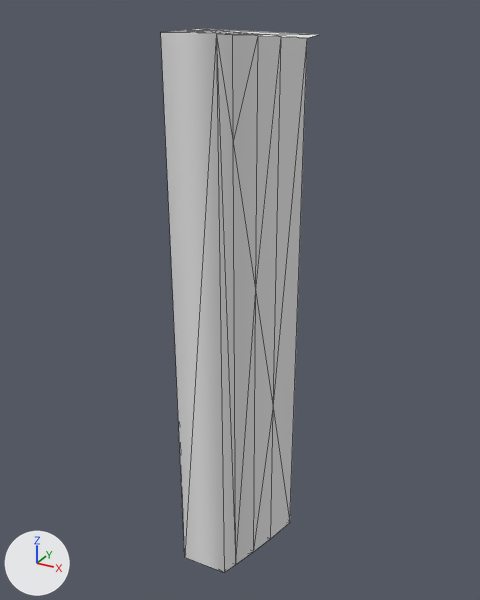
A saved change to the glTF model Structures Plus/models/c90part_16e554a5cc5c797266ba097f.glb.
Before and after are seen from a 50 mm camera at (1.572, -0.059, 1.031) aimed at (0.989, 1.0, 0.501). The lights are fixed; the arrows at lower left show +X, +Y and +Z. The first picture is the older version. Mesh edges are drawn as thin lines. Vertices at exactly the same position are counted once.
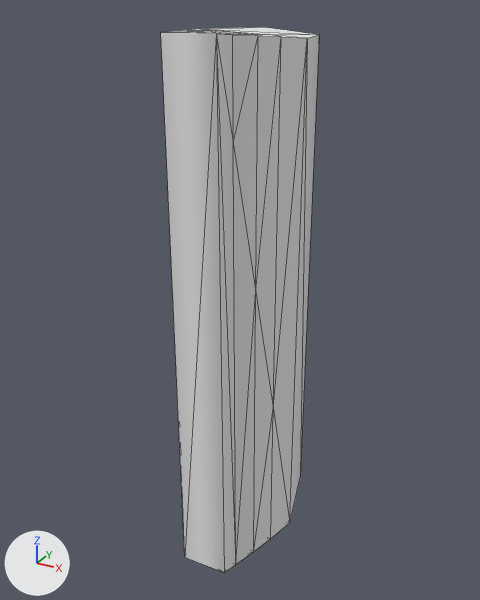
Pixel boxes (x1, y1, x2, y2) of what changed, in the pictures (480 x 600 px):
```json
{"object": "Cylinder", "change": "reshaped", "before": [161, 29, 319, 573], "after": [161, 27, 319, 573]}
{"part": 1, "of": "me_mesh_0", "change": "added", "after": [212, 27, 319, 520]}
```

Edits to the scene script, one JSON object a line:
```json
{"block": "me_mesh_0", "where": "# used by ob_cylinder; location = (0.0, 0.0, 0.0)"}
{"block": "me_mesh_0", "where": "# verts and faces of me_mesh_0; kept vertices keep their numbers, new ones are numbered from 40"}
{"block": "me_mesh_0", "where": "# before: 9 (0.892, 1.028, 0.997) at pixel (199, 28), 10 (0.894, 1.028, -0.048), 17 (1.109, 1.013, -0.021) at pixel (289, 522), 25 (1.107, 1.013, 0.986) at pixel (307, 38), 32 (1.063, 1.168, 0.986) at pixel (319, 34)"}
{"block": "me_mesh_0", "where": "# before: 39 (0.955, 1.168, -0.048)"}
{"op": "remove", "block": "me_mesh_0", "code": "me_mesh_0.from_pydata(...)  # 40 vertices, 72 faces; spans x 0.892..1.109, y 0.818..1.168, z -0.048..0.997"}
{"op": "add", "block": "me_mesh_0", "code": "me_mesh_0.from_pydata(...)  # 42 vertices, 80 faces; spans x 0.892..1.109, y 0.818..1.168, z -0.048..0.997"}
{"block": "me_mesh_0", "change": "me_mesh_0 part 1"}
{"op": "add", "block": "me_mesh_0", "code": "verts[40] = (1.066, 1.168, -0.021)  # pixel (300, 477)"}
{"op": "add", "block": "me_mesh_0", "code": "verts[41] = (0.953, 1.168, 0.997)  # pixel (265, 27)"}
{"op": "add", "block": "me_mesh_0", "code": "faces += [(17, 40, 25), (32, 40, 39), (9, 41, 39), (25, 40, 32), (32, 39, 41), (9, 39, 10)]  # mat_coconutbark (white #e7e7e7)"}
{"op": "add", "block": "me_mesh_0", "code": "faces += [(9, 32, 41), (17, 39, 40)]  # mat_coconutwood (white #e7e7e7)"}
```
